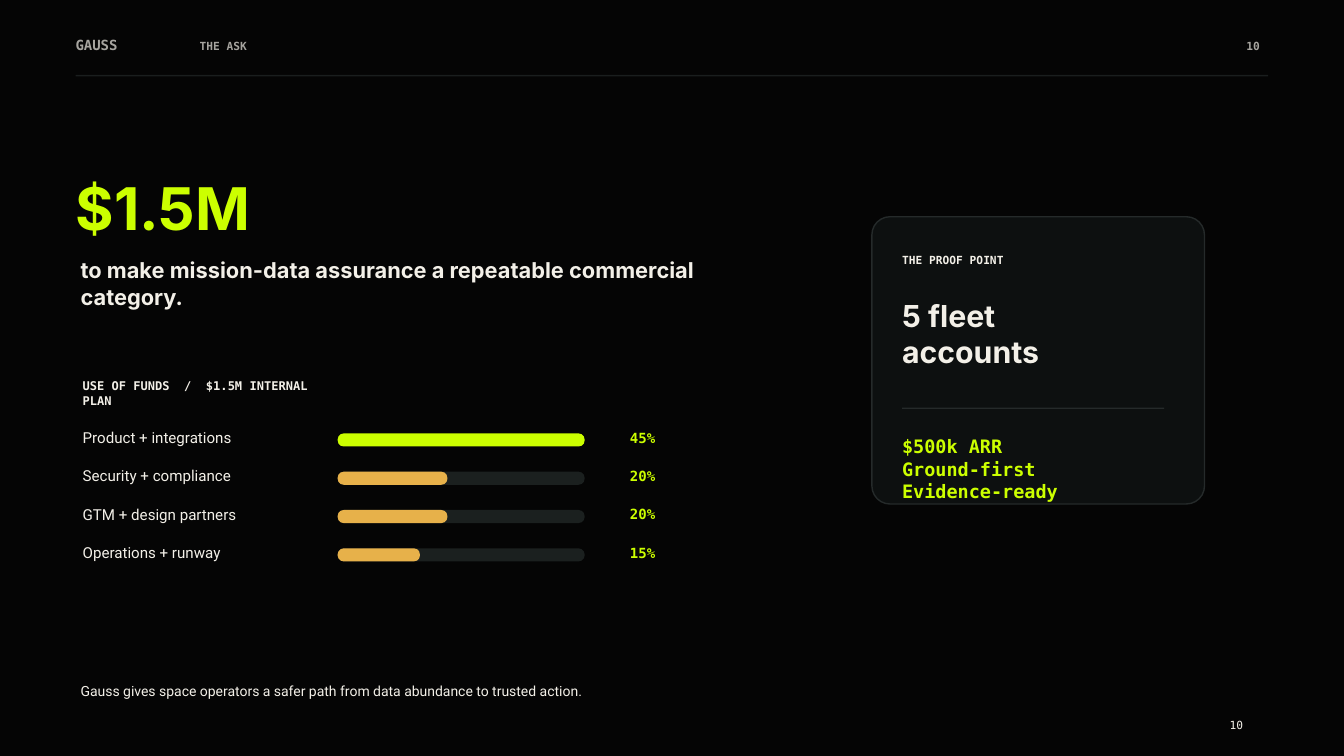
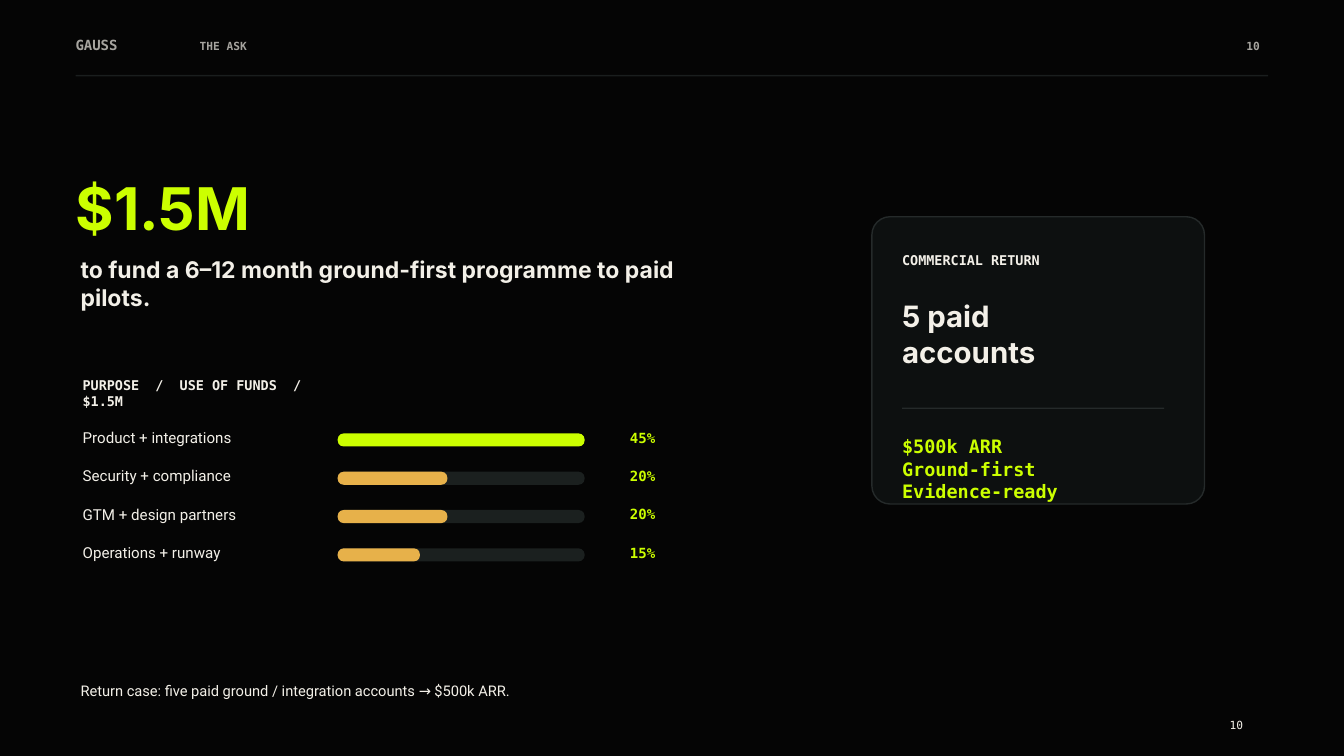
Before and after one commit to Pallas117/Gauss-Aurora.0-, a slide deck: slide 10 of reports/presentation/Gauss_Aurora_Investor_Deck_pptxgenjs.pptx. Drawn at 1344x756 pixels with LibreOffice and Linux fonts; fonts in the diff are those of the drawing; background and template pictures are left out. Boxes give left, top, right and bottom in pixels: in the first picture for what was removed or moved away, otherwise in the second. Text is boxed around its words. In the diff, an @@ line names an element or a change of style, - is before the commit and + after.

```diff
--- a/reports/presentation/Gauss_Aurora_Investor_Deck_pptxgenjs.pptx
+++ b/reports/presentation/Gauss_Aurora_Investor_Deck_pptxgenjs.pptx
@@ text at <box>81,260,674,311</box>: text changed; size 15.6 to 16.4 pt @@
-to make mission-data assurance a repeatable commercial category.
+to fund a 6–12 month ground-first programme to paid pilots.
@@ text at <box>902,255,1040,265</box>: text changed; size 8 to 9.6 pt @@
-THE PROOF POINT
+COMMERCIAL RETURN
@@ text at <box>902,304,989,333</box>: text changed; size 21.6 to 21 pt @@
-5 fleet
+5 paid
@@ text at <box>902,343,1035,364</box>: size 21.6 to 21 pt in "accounts" @@
@@ text at <box>83,380,276,390</box>: text changed; size 8.7 to 9.6 pt @@
-USE OF FUNDS / $1.5M INTERNAL PLAN
+PURPOSE / USE OF FUNDS / $1.5M
@@ text at <box>81,684,509,699</box>: text changed; size 10 to 10.5 pt @@
-Gauss gives space operators a safer path from data abundance to trusted action.
+Return case: five paid ground / integration accounts → $500k ARR.
```
Also in this commit, not shown: 2 other slides changed, 1 other file.
